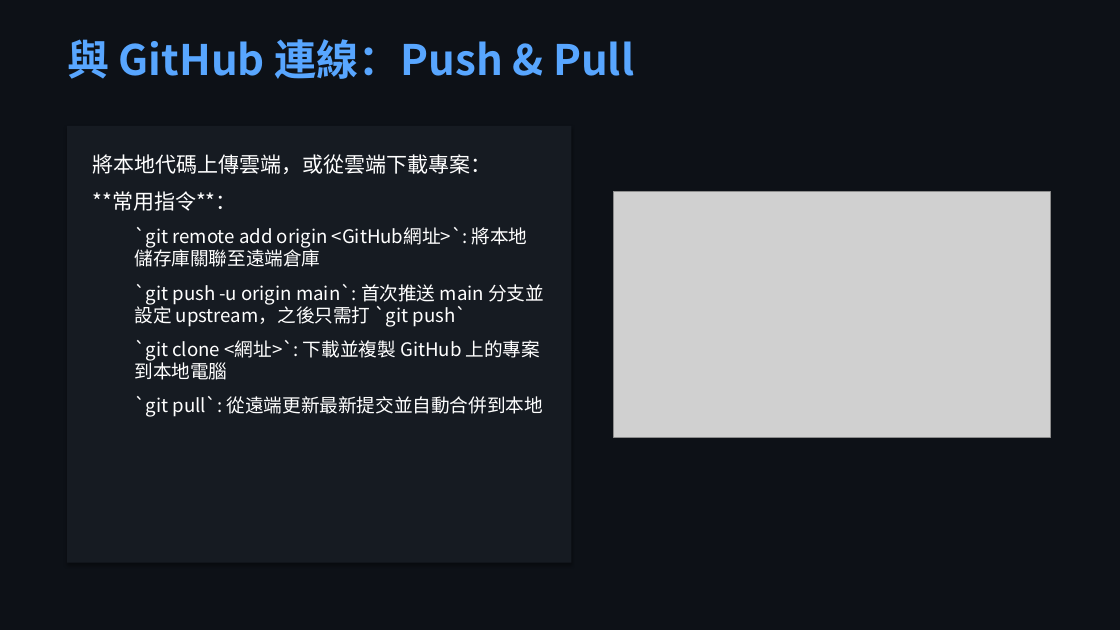
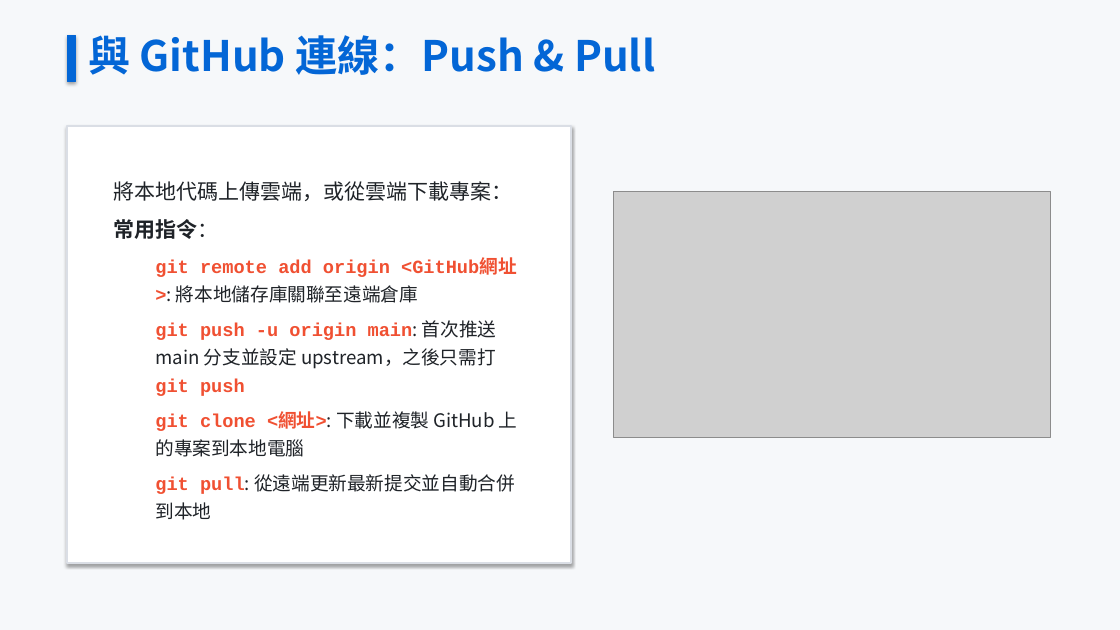
Before and after one commit to oscar7692000-beep/teaching-materials-course, a slide deck: slide 20 of GitHub_教學簡報.pptx. Drawn at 1120x630 pixels with LibreOffice and Linux fonts; fonts in the diff are those of the drawing; grey boxes stand for pictures. Boxes give left, top, right and bottom in pixels: in the first picture for what was removed or moved away, otherwise in the second. Text is boxed around its words. In the diff, an @@ line names an element or a change of style, - is before the commit and + after.

```diff
--- a/GitHub_教學簡報.pptx
+++ b/GitHub_教學簡報.pptx
@@ background #0D1117 to #F6F8FA @@
@@ text "與 GitHub 連線：Push & Pull" moved from (x1=67, y1=39, x2=634, y2=79) to (x1=88, y1=35, x2=655, y2=75) @@
@@ text "與 GitHub 連線：Push & Pull" at (x1=88, y1=35, x2=655, y2=75): text colour #58A6FF to #0366D6 @@
@@ rectangle added at (x1=67, y1=35, x2=76, y2=82), fill #0366D6, outline #0366D6 0.75 pt @@
@@ rectangle at (x1=67, y1=126, x2=571, y2=563): fill #161B22 to #FFFFFF; outline none to #DADEE5 1.5 pt @@
@@ text at (x1=113, y1=181, x2=512, y2=201): text colour #FFFFFF to #1F2328 in "將本地代碼上傳雲端，或從雲端下載專案："; line spacing 1 to 1.25; less space between paragraphs @@
@@ text at (x1=113, y1=219, x2=518, y2=520): text changed; text colour #FFFFFF to #1F2328 @@
-**常用指令**：
-  `git remote add origin <GitHub網址>`: 將本地儲存庫關聯至遠端倉庫
-  `git push -u origin main`: 首次推送 main 分支並設定 upstream，之後只需打 `git push`
-  `git clone <網址>`: 下載並複製 GitHub 上的專案到本地電腦
-  `git pull`: 從遠端更新最新提交並自動合併到本地
+常用指令：
+  git remote add origin <GitHub網址>: 將本地儲存庫關聯至遠端倉庫
+  git push -u origin main: 首次推送 main 分支並設定 upstream，之後只需打 git push
+  git clone <網址>: 下載並複製 GitHub 上的專案到本地電腦
+  git pull: 從遠端更新最新提交並自動合併到本地
```
Also in this commit, not shown: 24 other slides changed, 31 other files.
